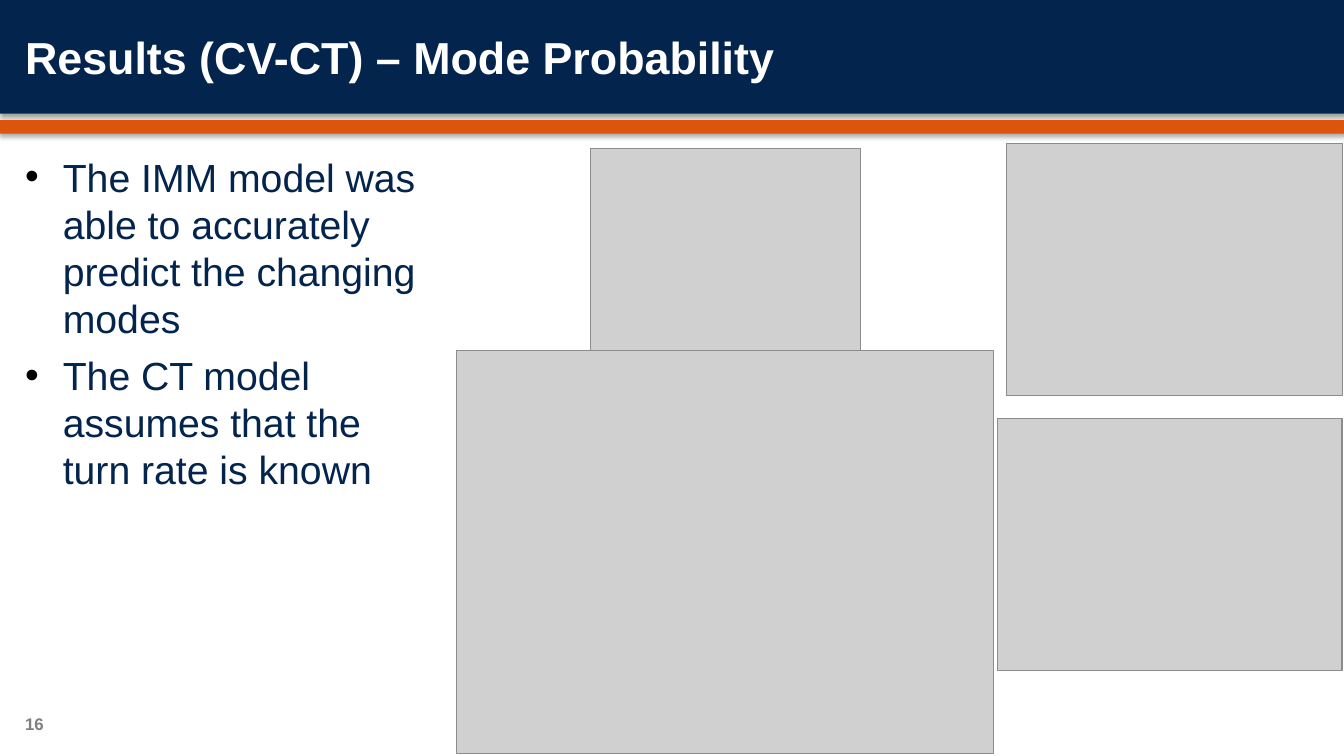
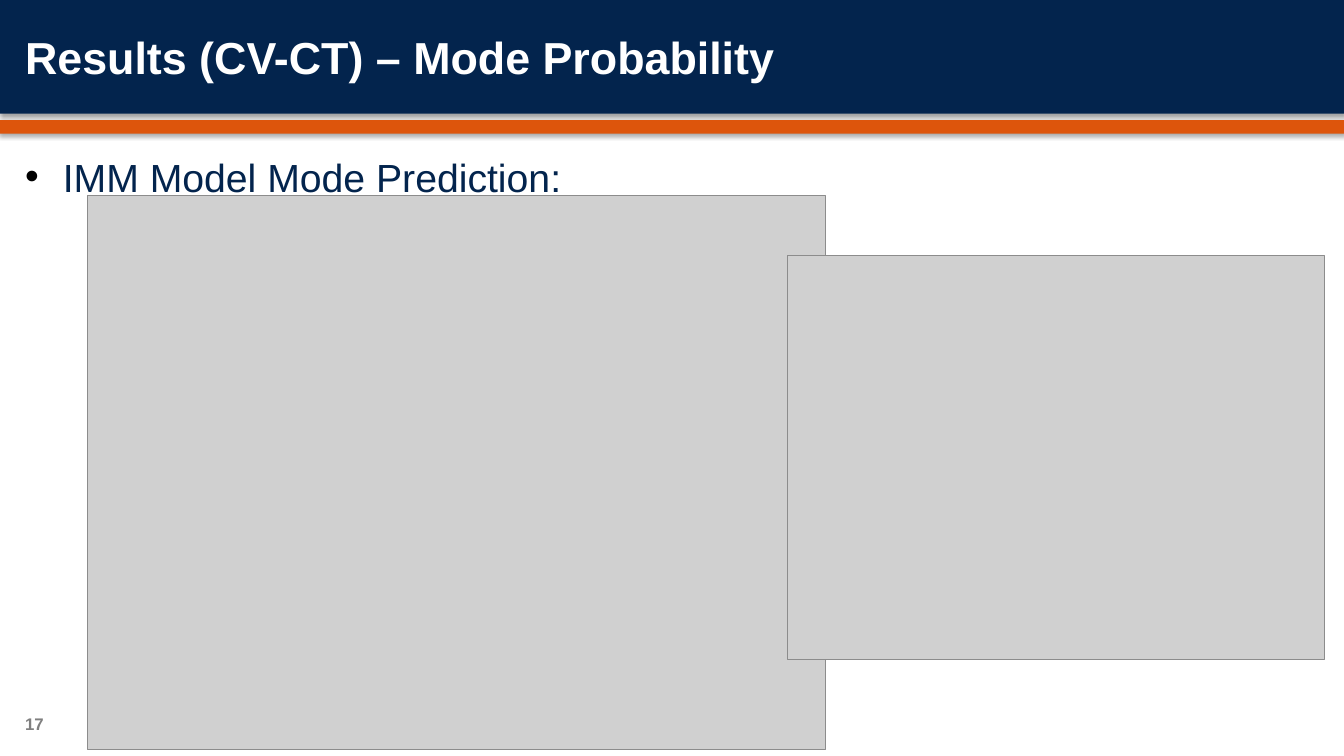
Before and after one commit to orenmillerrr/Optimal-Final-Project, a slide deck: slide 17 of report/OptimalFinalPresentation.pptx (slide 16 before the commit). Drawn at 1344x756 pixels with LibreOffice and Linux fonts; fonts in the diff are those of the drawing; grey boxes stand for pictures; background and template pictures are left out. Boxes give left, top, right and bottom in pixels: in the first picture for what was removed or moved away, otherwise in the second. Text is boxed around its words. In the diff, an @@ line names an element or a change of style, - is before the commit and + after.

```diff
--- a/report/OptimalFinalPresentation.pptx
+++ b/report/OptimalFinalPresentation.pptx
@@ picture removed at <box>1006,144,1342,396</box> @@
@@ text at <box>63,163,561,200</box>: text changed @@
-• The IMM model was able to accurately predict the changing modes
-• The CT model assumes that the turn rate is known
+• IMM Model Mode Prediction:
@@ picture added at <box>88,196,826,750</box> @@
@@ picture: place and size @@
-picture at <box>591,148,861,351</box>
+picture at <box>787,256,1325,659</box>
@@ picture removed at <box>457,351,994,754</box> @@
@@ picture removed at <box>997,418,1342,670</box> @@
@@ page number at <box>25,718,44,730</box>: text changed @@
-16
+17
```
Also in this commit, not shown: 10 other slides changed, 8 slides added, 2 slides removed, 38 other files.
